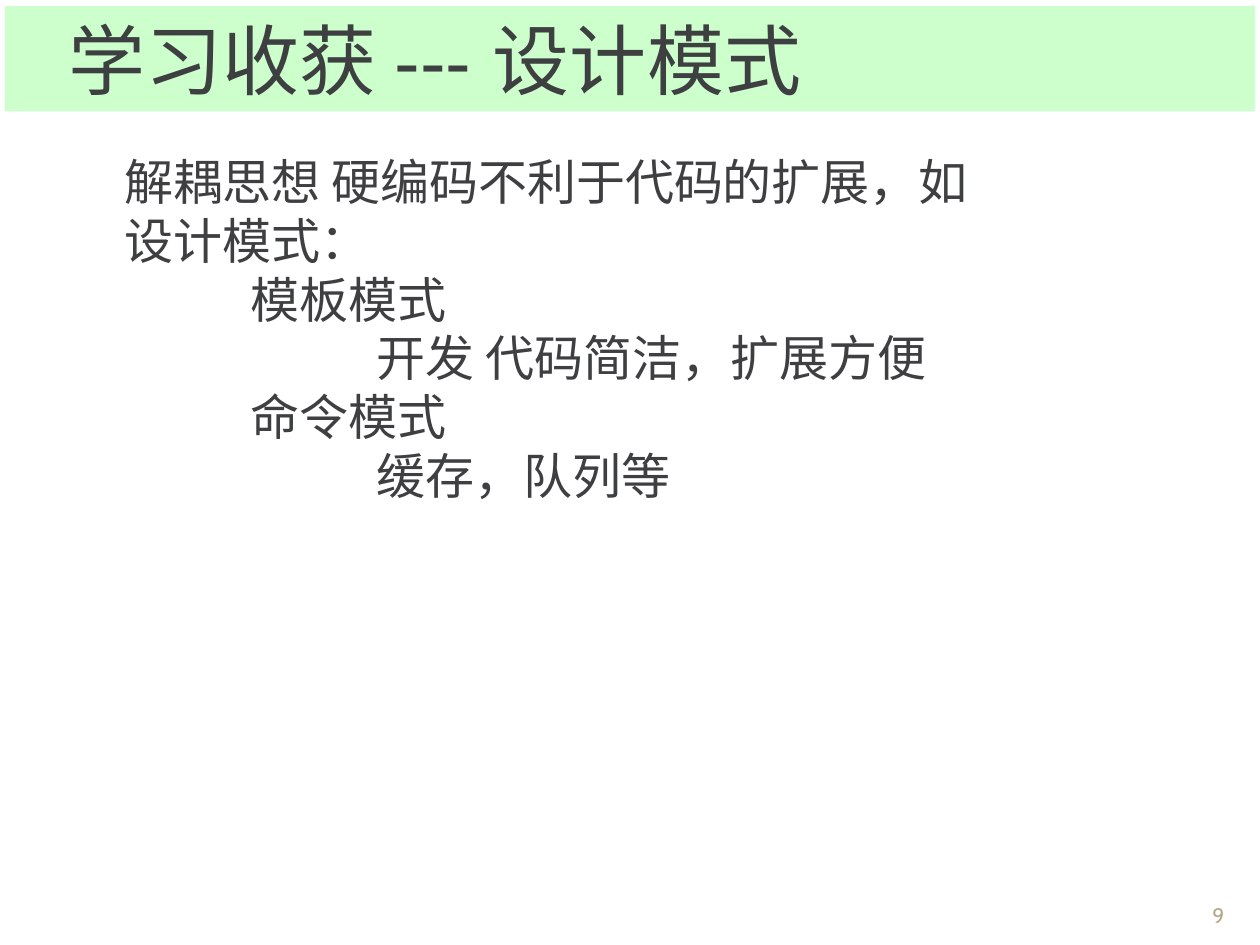
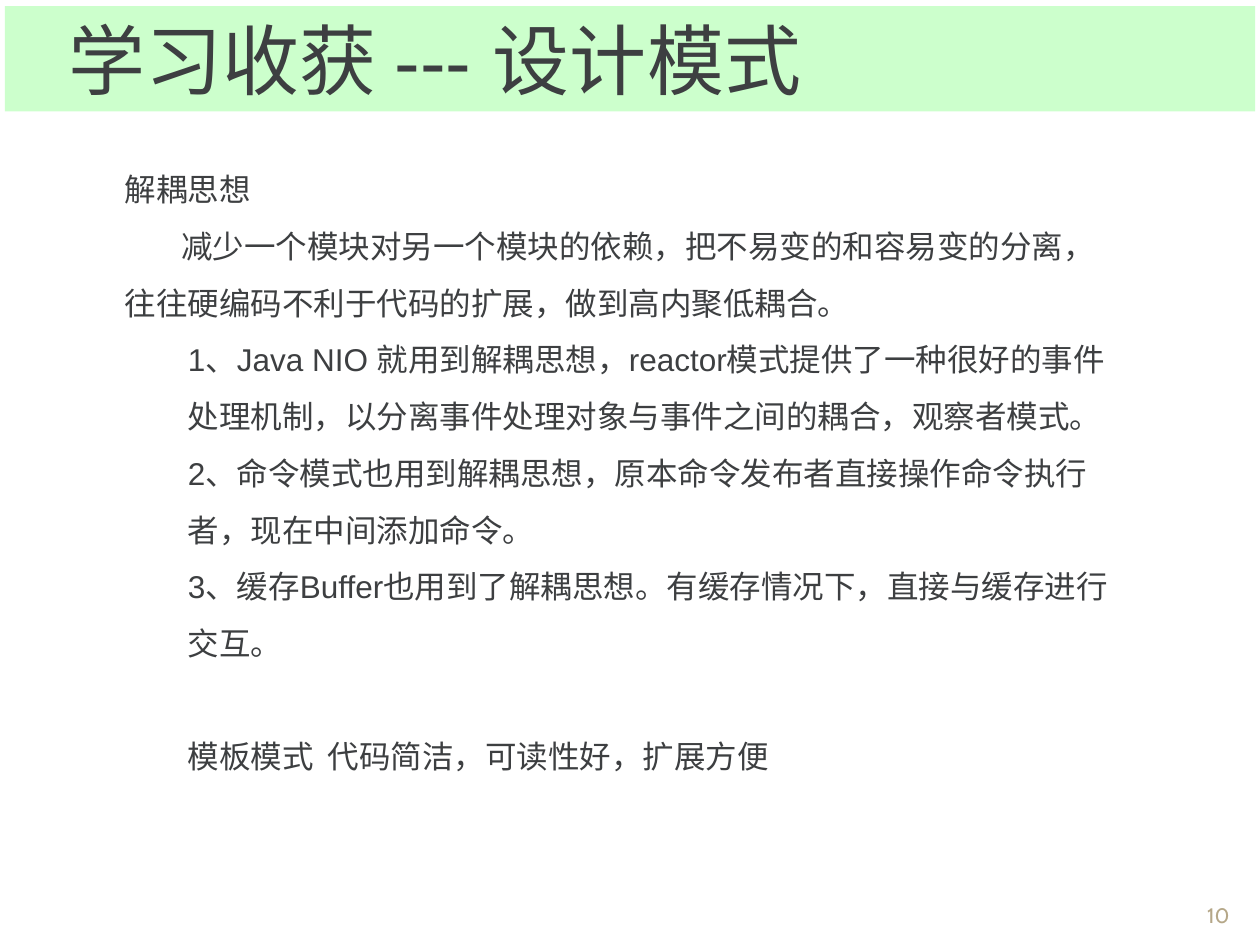
Before and after one commit to Spectrumleeee/Works, a slide deck: slide 10 of document/转正答辩_云平台部_黎光谱.ppt (slide 9 before the commit). Drawn at 1260x945 pixels with LibreOffice and Linux fonts; fonts in the diff are those of the drawing; background and template pictures are left out. Boxes give left, top, right and bottom in pixels: in the first picture for what was removed or moved away, otherwise in the second. Text is boxed around its words. In the diff, an @@ line names an element or a change of style, - is before the commit and + after.

```diff
--- a/document/转正答辩_云平台部_黎光谱.ppt
+++ b/document/转正答辩_云平台部_黎光谱.ppt
@@ text at <box>125,174,1108,771</box>: text changed; size 28 to 18 pt @@
-解耦思想 硬编码不利于代码的扩展，如
-设计模式：
-模板模式
-开发 代码简洁，扩展方便
-命令模式
-缓存，队列等
+解耦思想
+减少一个模块对另一个模块的依赖，把不易变的和容易变的分离，往往硬编码不利于代码的扩展，做到高内聚低耦合。
+  1、Java NIO 就用到解耦思想，reactor模式提供了一种很好的事件处理机制，以分离事件处理对象与事件之间的耦合，观察者模式。
+  2、命令模式也用到解耦思想，原本命令发布者直接操作命令执行者，现在中间添加命令。
+  3、缓存Buffer也用到了解耦思想。有缓存情况下，直接与缓存进行交互。
+模板模式 代码简洁，可读性好，扩展方便
@@ page number at <box>1207,908,1229,923</box>: text changed @@
-9
+10
```
Also in this commit, not shown: 4 other slides changed, 2 slides added, 1 slide removed.
